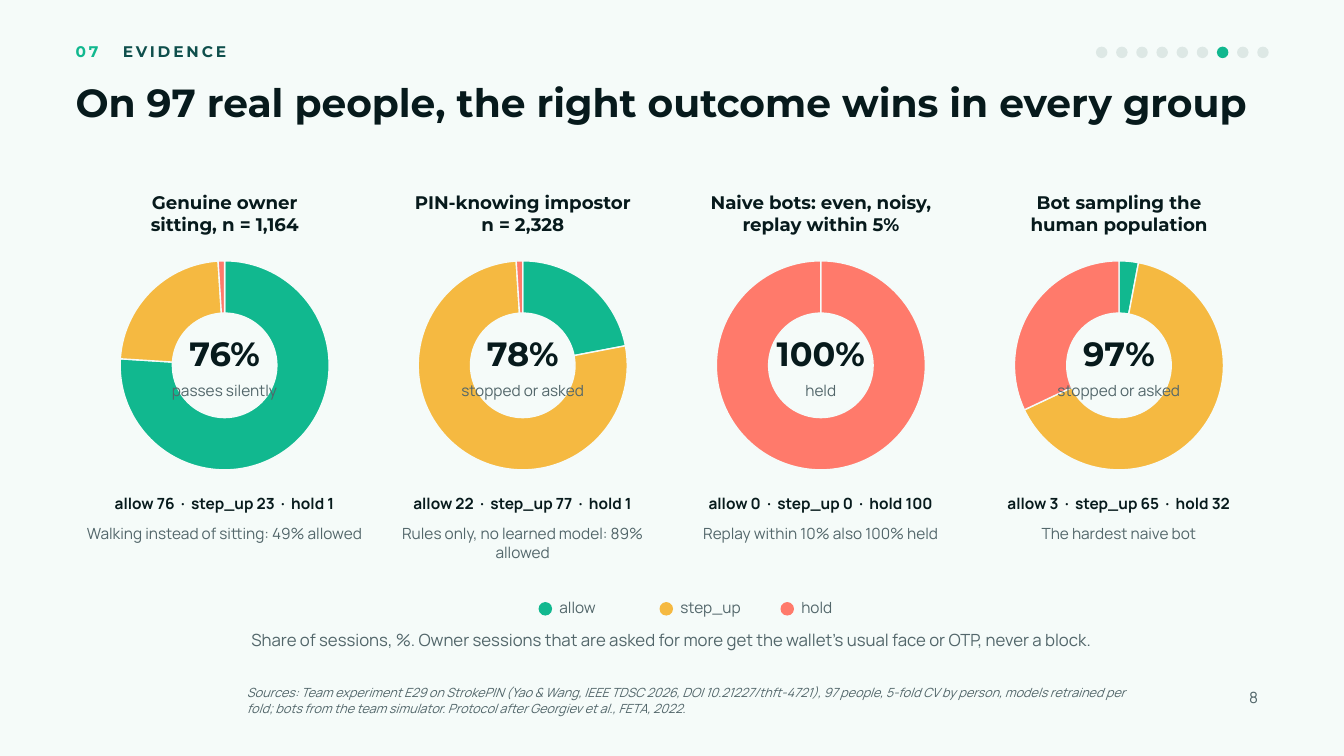
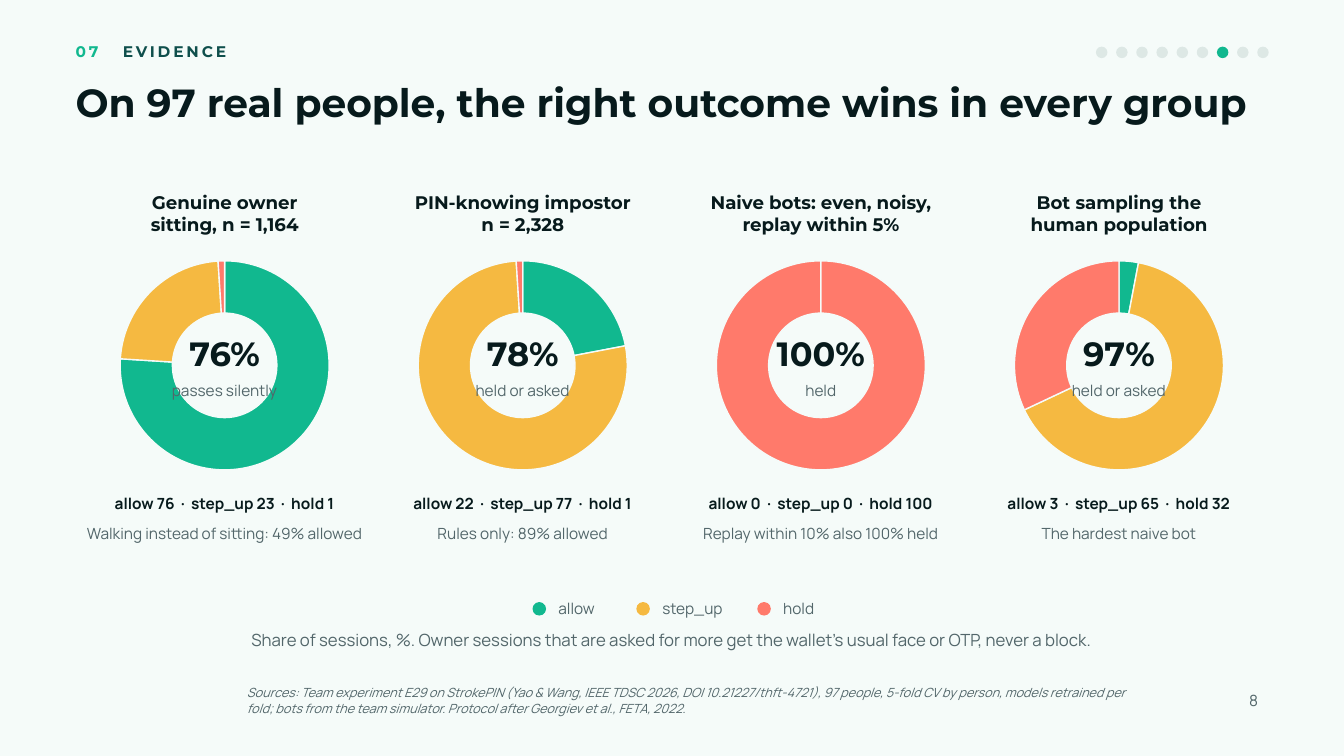
Before and after one commit to Odylytics/Innate_Odylytics, a slide deck: slide 8 of submission/Slide/Innate-slides.pptx. Drawn at 1344x756 pixels with LibreOffice and Linux fonts; fonts in the diff are those of the drawing; background and template pictures are left out. Boxes give left, top, right and bottom in pixels: in the first picture for what was removed or moved away, otherwise in the second. Text is boxed around its words. In the diff, an @@ line names an element or a change of style, - is before the commit and + after.

```diff
--- a/submission/Slide/Innate-slides.pptx
+++ b/submission/Slide/Innate-slides.pptx
@@ text at <box>476,384,569,401</box>: text changed @@
-stopped or asked
+held or asked
@@ text at <box>1072,384,1166,401</box>: text changed @@
-stopped or asked
+held or asked
@@ text at <box>437,527,607,543</box>: text changed @@
-Rules only, no learned model: 89% allowed
+Rules only: 89% allowed
@@ text "step_up": place and size @@
-text "step_up" at <box>680,602,740,617</box>
+text "step_up" at <box>662,603,722,618</box>
@@ vertical alignment top to middle in 3 elements at <box>662,603,722,618</box>, <box>558,602,594,614</box>, <box>783,603,814,614</box> @@
@@ text "hold": place and size @@
-text "hold" at <box>801,601,832,613</box>
+text "hold" at <box>783,603,814,614</box>
@@ ellipse: place and size @@
-ellipse at <box>539,603,552,615</box>
+ellipse at <box>533,603,545,615</box>
@@ ellipse: place and size @@
-ellipse at <box>660,603,673,615</box>
+ellipse at <box>637,603,649,615</box>
@@ ellipse: place and size @@
-ellipse at <box>781,603,793,615</box>
+ellipse at <box>758,603,770,615</box>
```
Also in this commit, not shown: 7 other slides changed, 6 other files.
